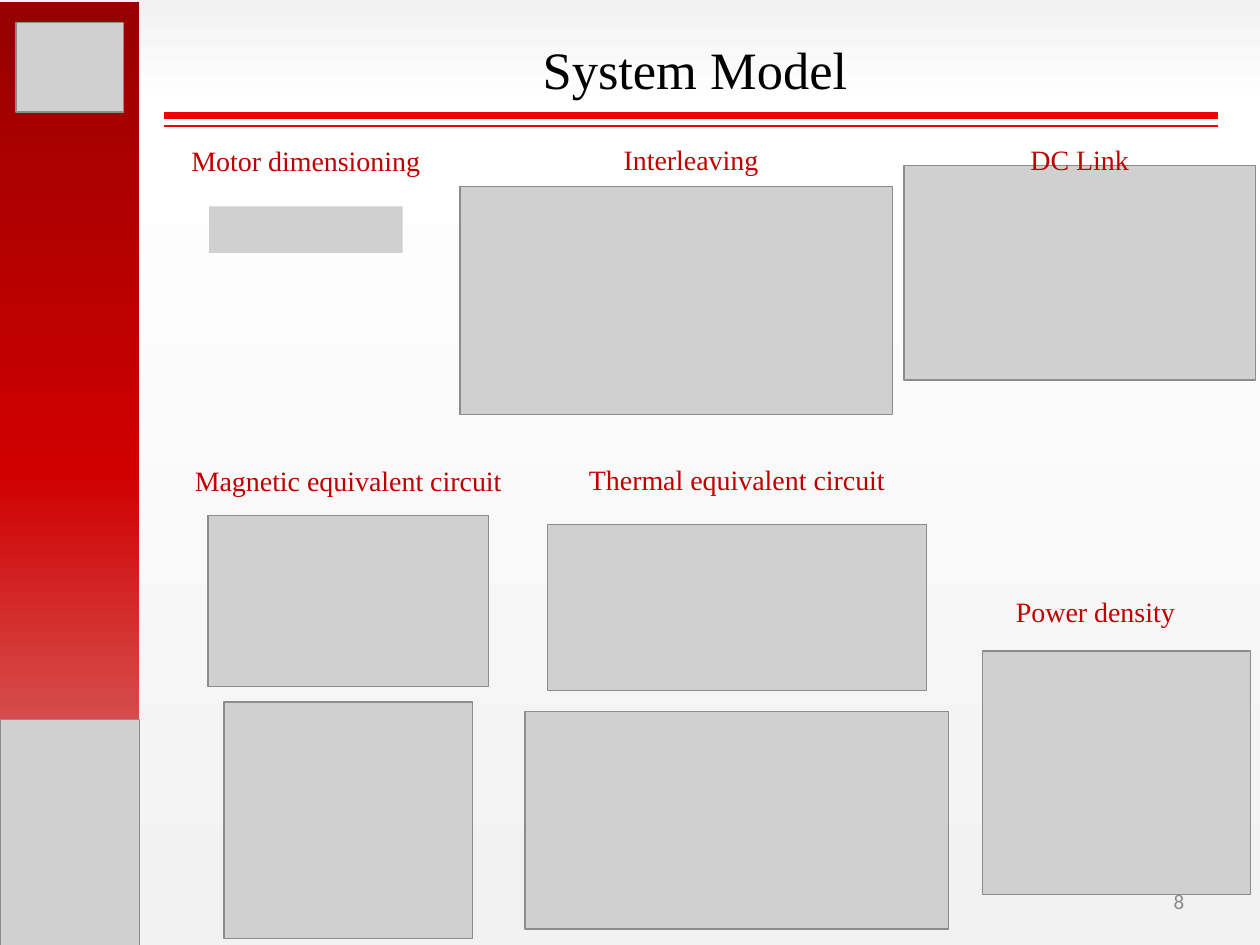
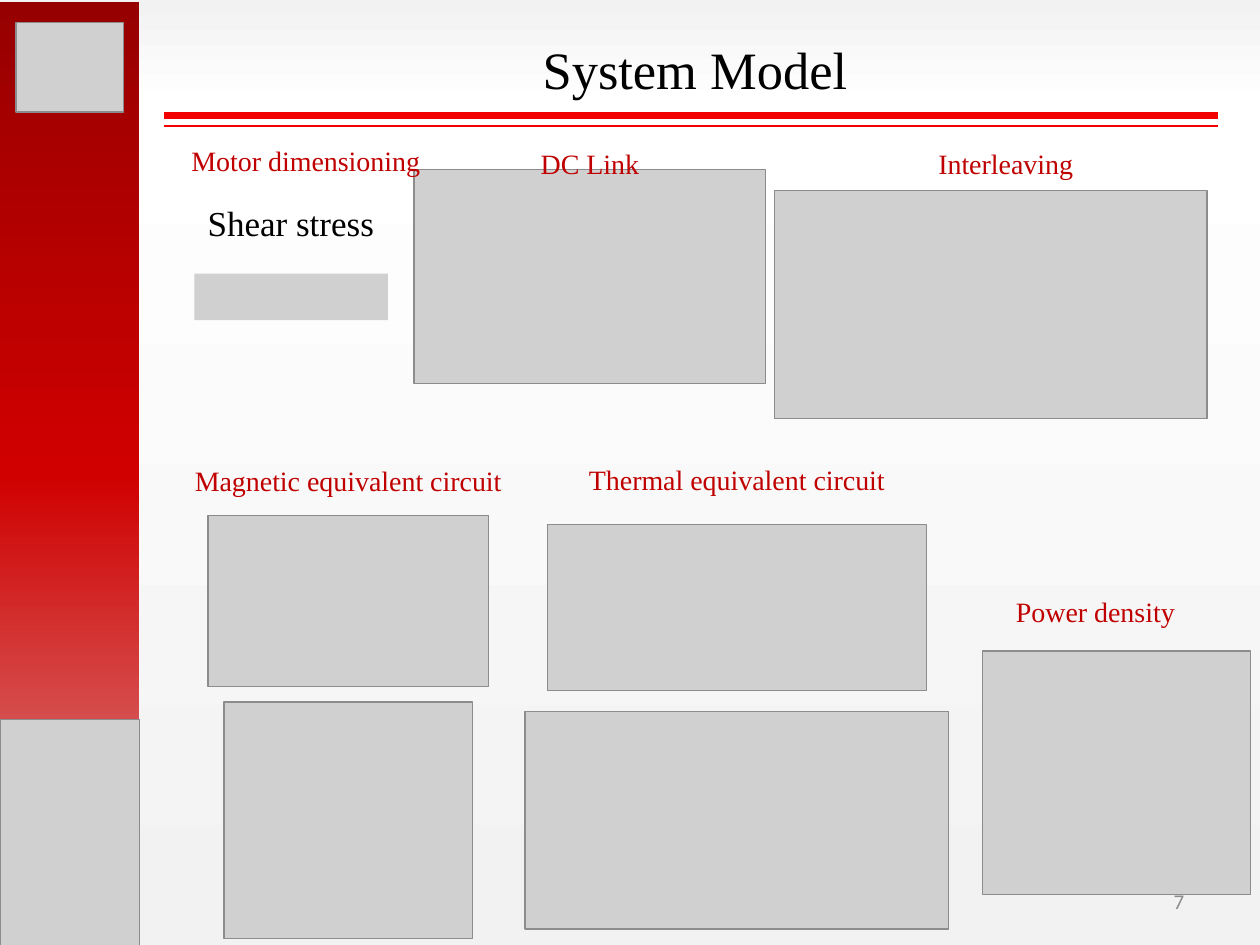
Before and after one commit to hakanpolat/IMMD, a slide deck: slide 7 of Paper/PEMD 2018/Presentation/PEMD2018_OralPres_Mesut_Uğur.pptx (slide 8 before the commit). Drawn at 1260x945 pixels with LibreOffice and Linux fonts; fonts in the diff are those of the drawing; grey boxes stand for pictures. Boxes give left, top, right and bottom in pixels: in the first picture for what was removed or moved away, otherwise in the second. Text is boxed around its words. In the diff, an @@ line names an element or a change of style, - is before the commit and + after.

```diff
--- a/Paper/PEMD 2018/Presentation/PEMD2018_OralPres_Mesut_Uğur.pptx
+++ b/Paper/PEMD 2018/Presentation/PEMD2018_OralPres_Mesut_Uğur.pptx
@@ text "DC Link": place and size @@
-text "DC Link" at (1030,149,1129,171)
+text "DC Link" at (541,152,639,175)
@@ text "Interleaving": place and size @@
-text "Interleaving" at (624,150,759,176)
+text "Interleaving" at (938,154,1073,180)
@@ picture: place and size @@
-picture at (903,166,1255,381)
+picture at (415,169,766,383)
@@ picture removed at (209,207,403,253) @@
@@ picture: place and size @@
-picture at (460,186,892,415)
+picture at (775,190,1207,418)
@@ text added at (208,211,374,237), 20 pt, text #000000 @@
+Shear stress
@@ picture added at (194,273,388,320) @@
@@ page number at (1174,894,1185,909): text changed @@
-8
+7
```
Also in this commit, not shown: 8 other slides changed, 1 slide removed.
